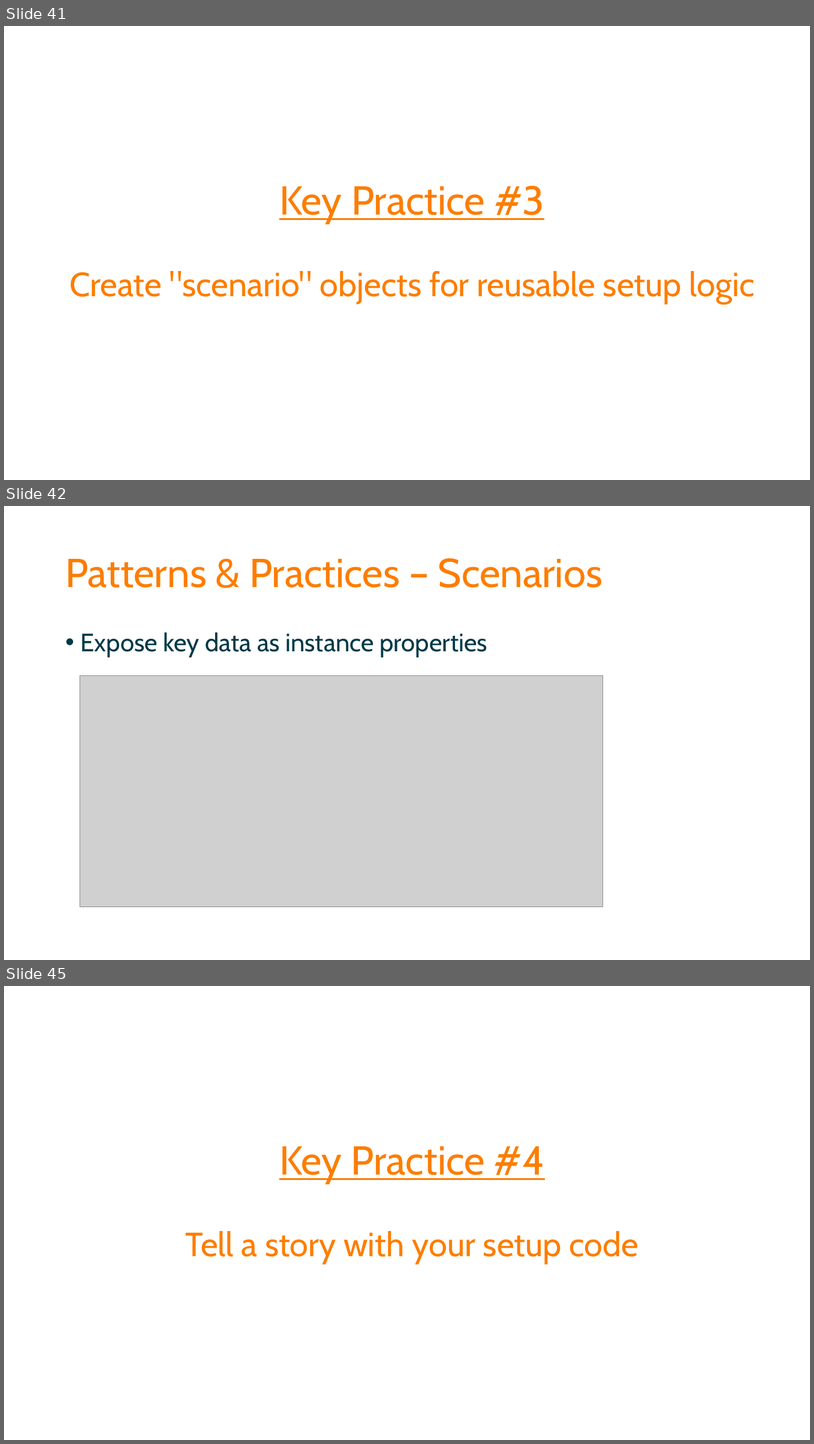
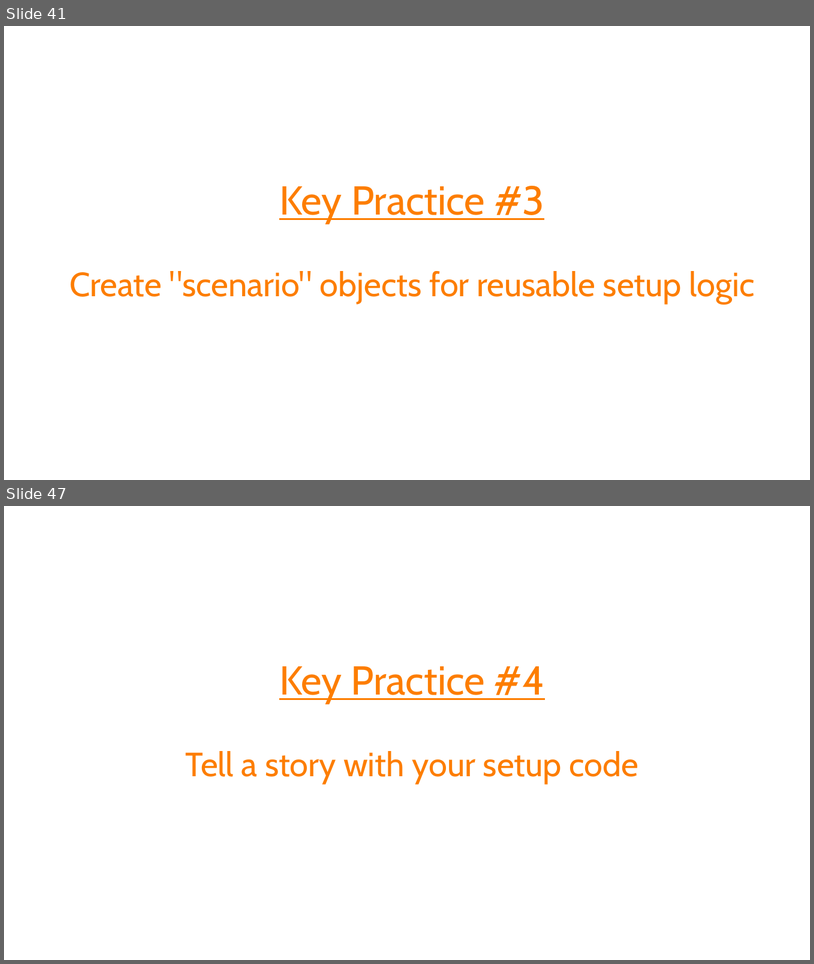
Before and after one commit to spetryjohnson/Talk-Patterns_of_Effective_Test_Setup, a slide deck: POETS - CodeMash 2017.pptx. Shown one above the other, each under a label of ours: slides 41, 42 and 45 before the commit, slides 41 and 47 after it; the slides between them are not shown. The pictures are 814x1444 and 814x964 pixels, drawn with LibreOffice and Linux fonts; fonts in the diff are those of the drawing; grey boxes stand for pictures. Boxes give left, top, right and bottom in pixels: in the first picture for what was removed or moved away, otherwise in the second. Text is boxed around its words. In the diff, an @@ line names an element or a change of style, - is before the commit and + after.

```diff
--- a/POETS - CodeMash 2017.pptx
+++ b/POETS - CodeMash 2017.pptx
@@ slide 42 removed at [4,506,810,960], background #FFFFFF @@
@@ title removed at [65,558,603,588] @@
-Patterns & Practices – Scenarios
@@ text removed at [81,632,488,657] @@
-• Expose key data as instance properties
@@ picture removed at [80,676,603,906] @@
@@ what was slide 45 is now slide 47 @@
```
Also in this commit, not shown: 4 slides changed, 5 slides added, 2 other slides removed, 1 other file.
